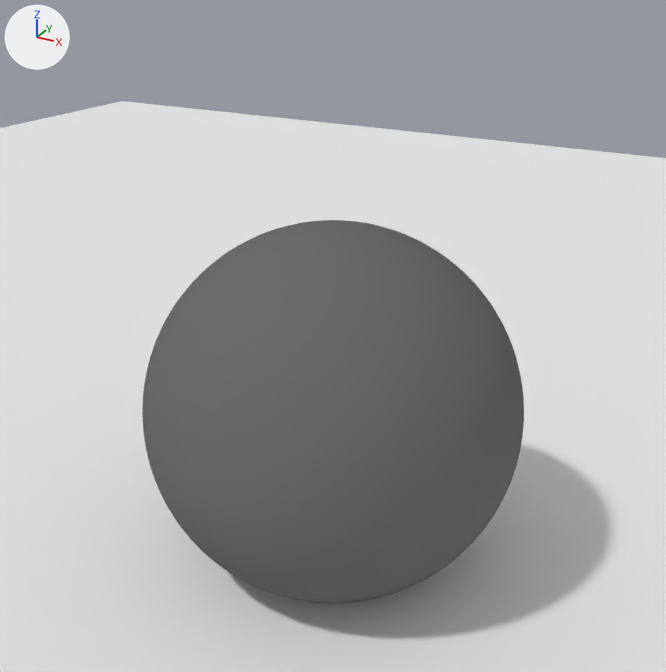
What one commit did to the Blender file clients/rio_de_hola/objects/items/resort/balls/blue/source/beachball-blue.blend.
One viewpoint serves both versions: a 50 mm lens placed at (0.385, -0.701, 0.583), pointed at (0.0, 0.0, 0.232). Arrows for +X, +Y and +Z are at upper left; the lights stay in place.

The older version as bpy lines, for what is in view:
```python
me_plane = bpy.data.meshes.new('Plane')
me_plane.from_pydata([(1.0, 1.0, 0.0), (1.0, -1.0, 0.0), (-1.0, -1.0, 0.0), (-1.0, 1.0, 0.0)], [], [(0, 3, 2, 1)])
me_plane.materials.append(mat_drop_shadow)  # white #e7e7e7
me_sphere = bpy.data.meshes.new('Sphere')
me_sphere.from_pydata(...)  # 4034 vertices, 4096 faces; spans x -1.53..2.11, y -1.53..2.11, z -0.64..3.0
me_sphere.polygons.foreach_set('use_smooth', [True] * 4096)
me_sphere.materials.append(mat_rubber_001)  # dark grey #6c6c6c
ob_plane = bpy.data.objects.new('Plane', me_plane)
ob_plane.location = (0.0, 0.0, 0.0)
ob_plane.rotation_euler = (0.0, 0.0, -6.283)  # degrees (0, 0, -360)
ob_plane.scale = (2.0, 2.0, 2.0)
ob_sphere = bpy.data.objects.new('Sphere', me_sphere)
ob_sphere.location = (0.0, 0.0, 0.029)
ob_sphere.rotation_euler = (0.243, -0.233, -0.302)  # degrees (14, -13, -17)
ob_sphere.scale = (0.101, 0.101, 0.101)
_m = ob_sphere.modifiers.new('Subsurf', 'SUBSURF')
_m.render_levels = 4
```
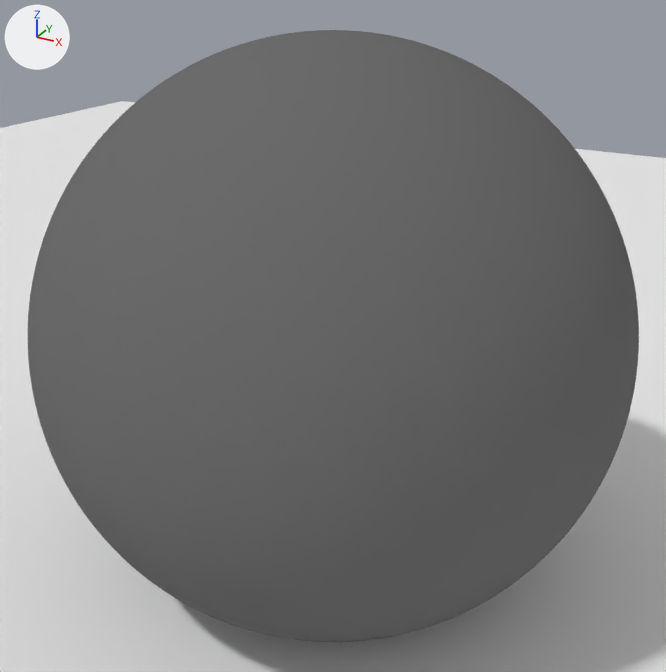
Where the change shows, as pixel boxes (x1, y1, x2, y2) in the pictures (666 x 672 px):
'Sphere', moved, rescaled (60% wider, 60% taller): before (142, 220, 524, 603); after (28, 30, 639, 642)
'Plane', unchanged, covered by the edit: (0, 101, 666, 672) in both

Edits to the bpy script that builds the scene:
```text
Change ob_sphere:
    ob_sphere.location: (0.0, 0.0, 0.029) -> (0.0, 0.0, 0.044)
    ob_sphere.scale: (0.101, 0.101, 0.101) -> (0.151, 0.151, 0.151)
```
